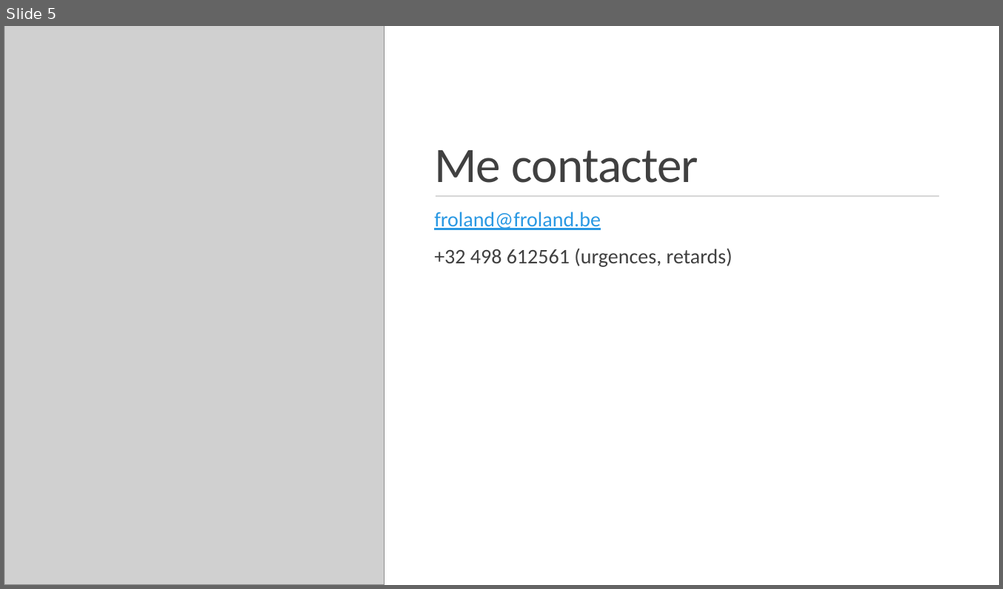
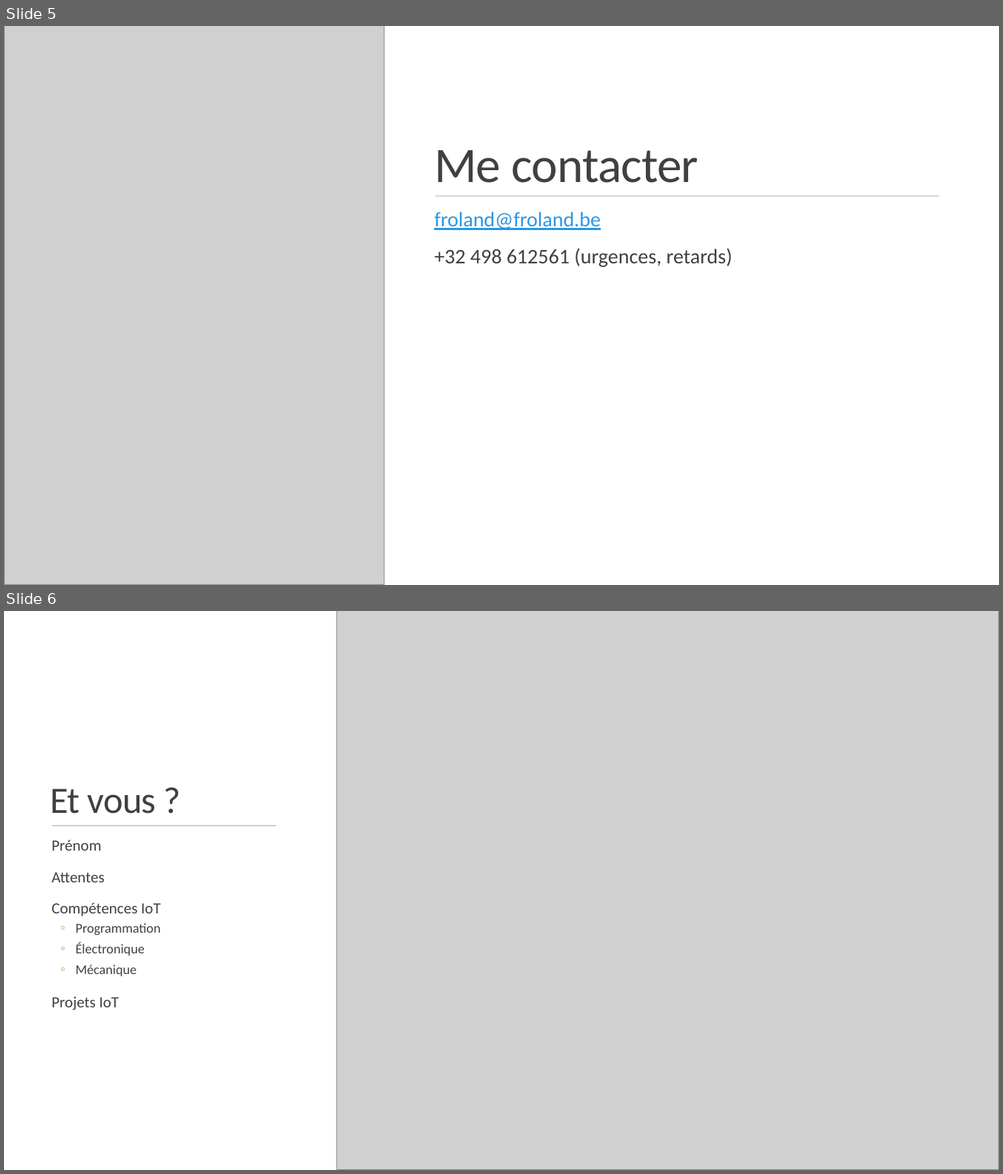
Before and after one commit to froland/cursus-iot-3days, a slide deck: Objets connectés.pptx. Shown one above the other, each under a label of ours: slide 5 before the commit, slides 5 and 6 after it. The pictures are 1003x589 and 1003x1174 pixels, drawn with LibreOffice and Linux fonts; fonts in the diff are those of the drawing; grey boxes stand for pictures. Boxes give left, top, right and bottom in pixels: in the first picture for what was removed or moved away, otherwise in the second. Text is boxed around its words. In the diff, an @@ line names an element or a change of style, - is before the commit and + after.

```diff
--- a/Objets connectés.pptx
+++ b/Objets connectés.pptx
@@ slide 6 added at (4,611,999,1170), background #FFFFFF; not listed: 2 template elements that a slide beside it also shows @@
@@ rectangle added at (4,611,999,1170), fill #FFFFFF @@
@@ picture added at (337,611,999,1170) @@
@@ title added at (51,789,156,814), 36 pt, text #404040 @@
+Et vous ?
@@ line added from (53, 826) to (276, 826), #808080 0.5 pt @@
@@ text added at (51,840,161,1011), 15 pt, text #404040 @@
+  Prénom
+  Attentes
+  Compétences IoT
+  ◦ Programmation
+  ◦ Électronique
+  ◦ Mécanique
+  Projets IoT
```
Also in this commit, not shown: 1 slide changed, 16 other slides added, 2 other files.
